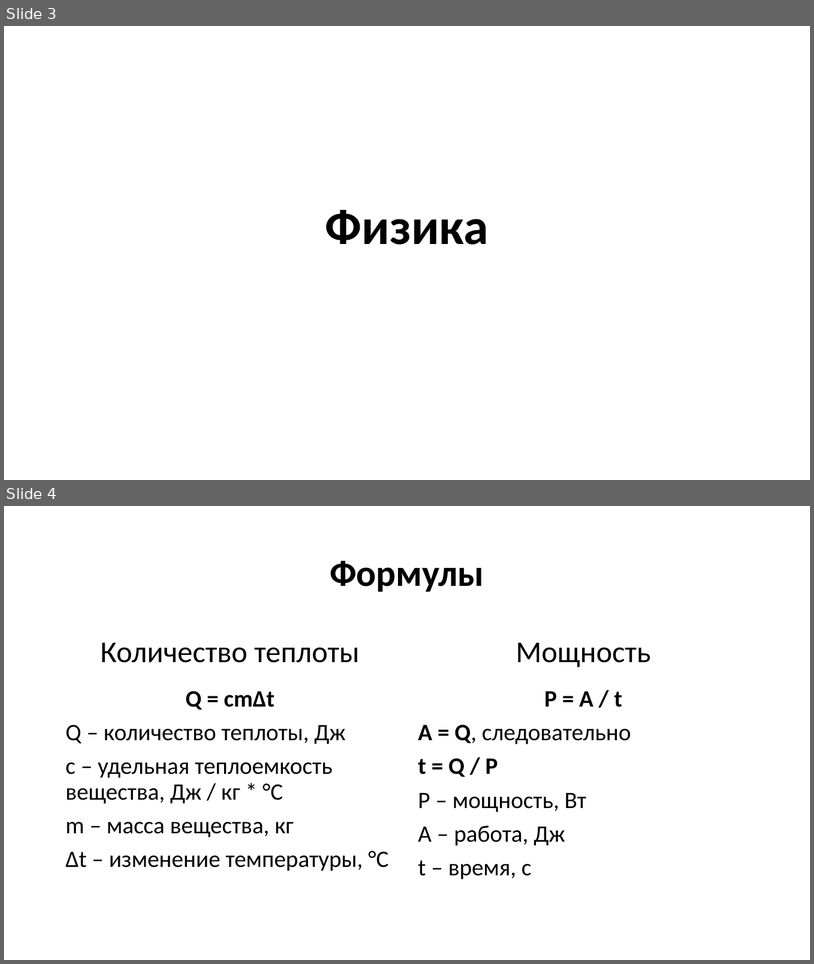
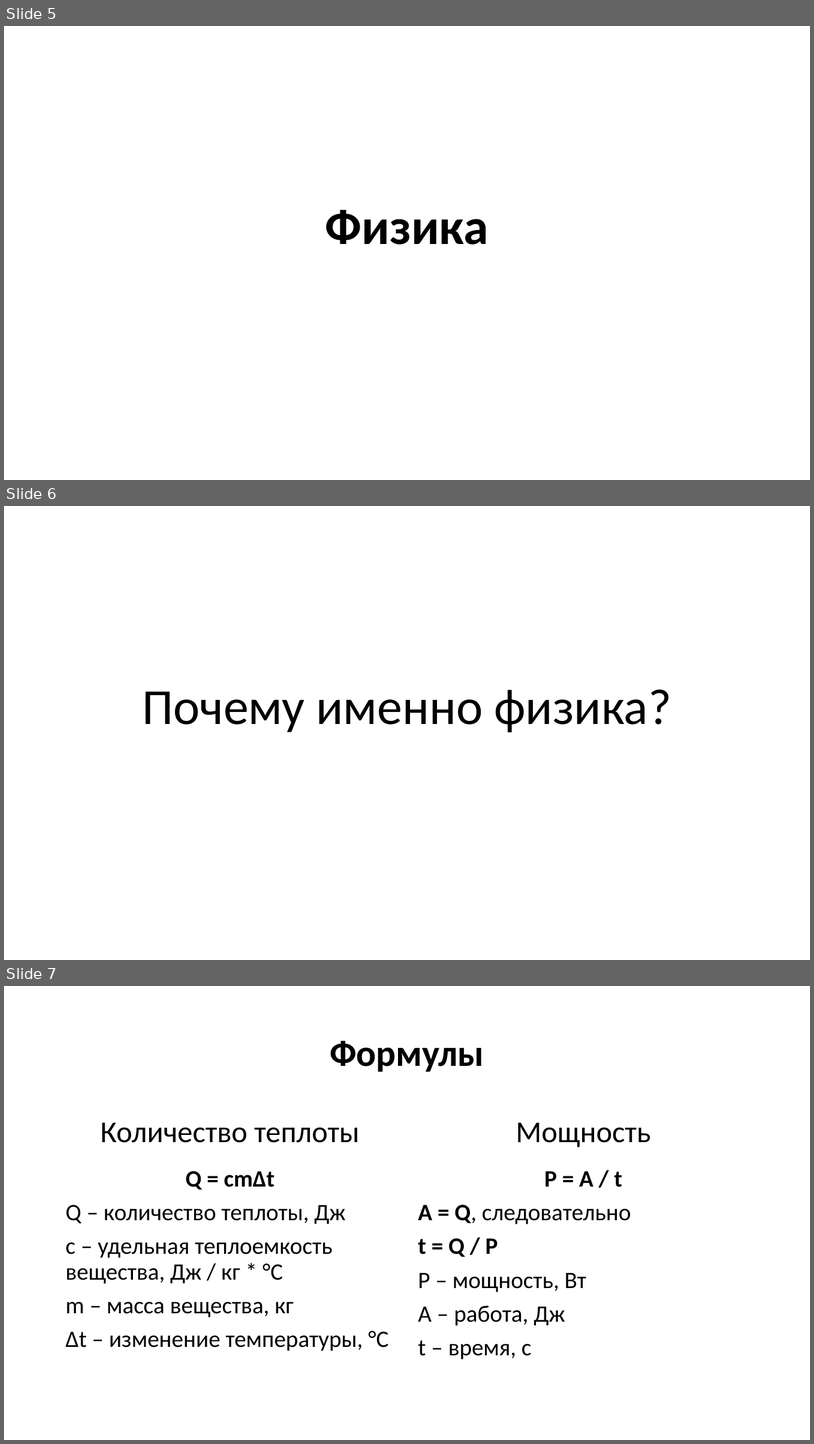
Before and after one commit to cherenuk/modeling, a slide deck: info/Моделирование.pptx. Shown one above the other, each under a label of ours: slides 3 and 4 before the commit, slides 5, 6 and 7 after it. The pictures are 814x964 and 814x1444 pixels, drawn with LibreOffice and Linux fonts; fonts in the diff are those of the drawing; background and template pictures are left out. Boxes give left, top, right and bottom in pixels: in the first picture for what was removed or moved away, otherwise in the second. Text is boxed around its words. In the diff, an @@ line names an element or a change of style, - is before the commit and + after.

```diff
--- a/info/Моделирование.pptx
+++ b/info/Моделирование.pptx
@@ slide 6 added at [4,506,810,960], background picture (left out) @@
@@ title added at [142,689,671,732], 60 pt, text #000000 @@
+Почему именно физика?
@@ what was slide 3 is now slide 5 @@
@@ what was slide 4 is now slide 7 @@
```
Also in this commit, not shown: 6 other slides added, 2 slides removed.
